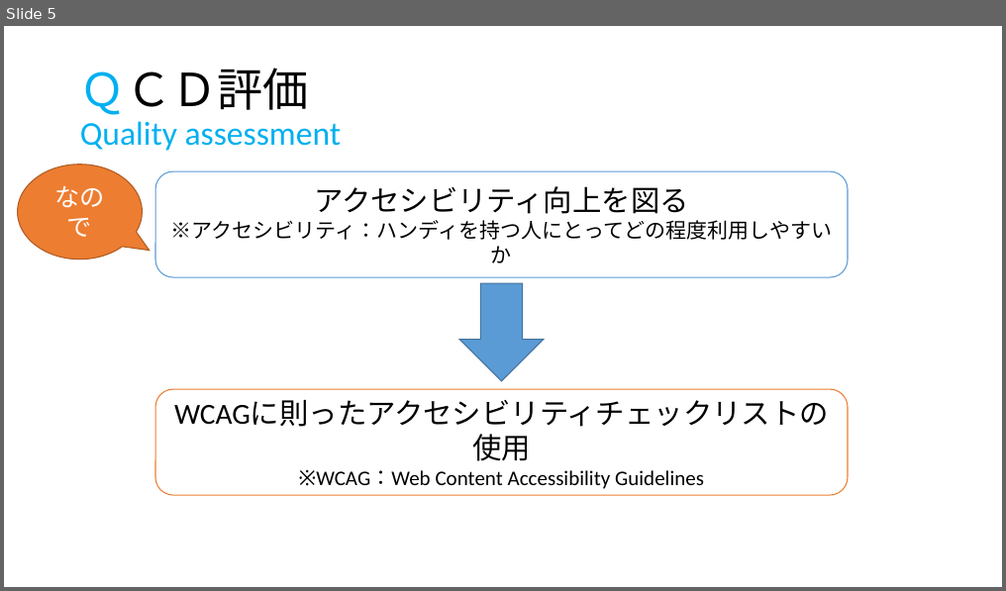
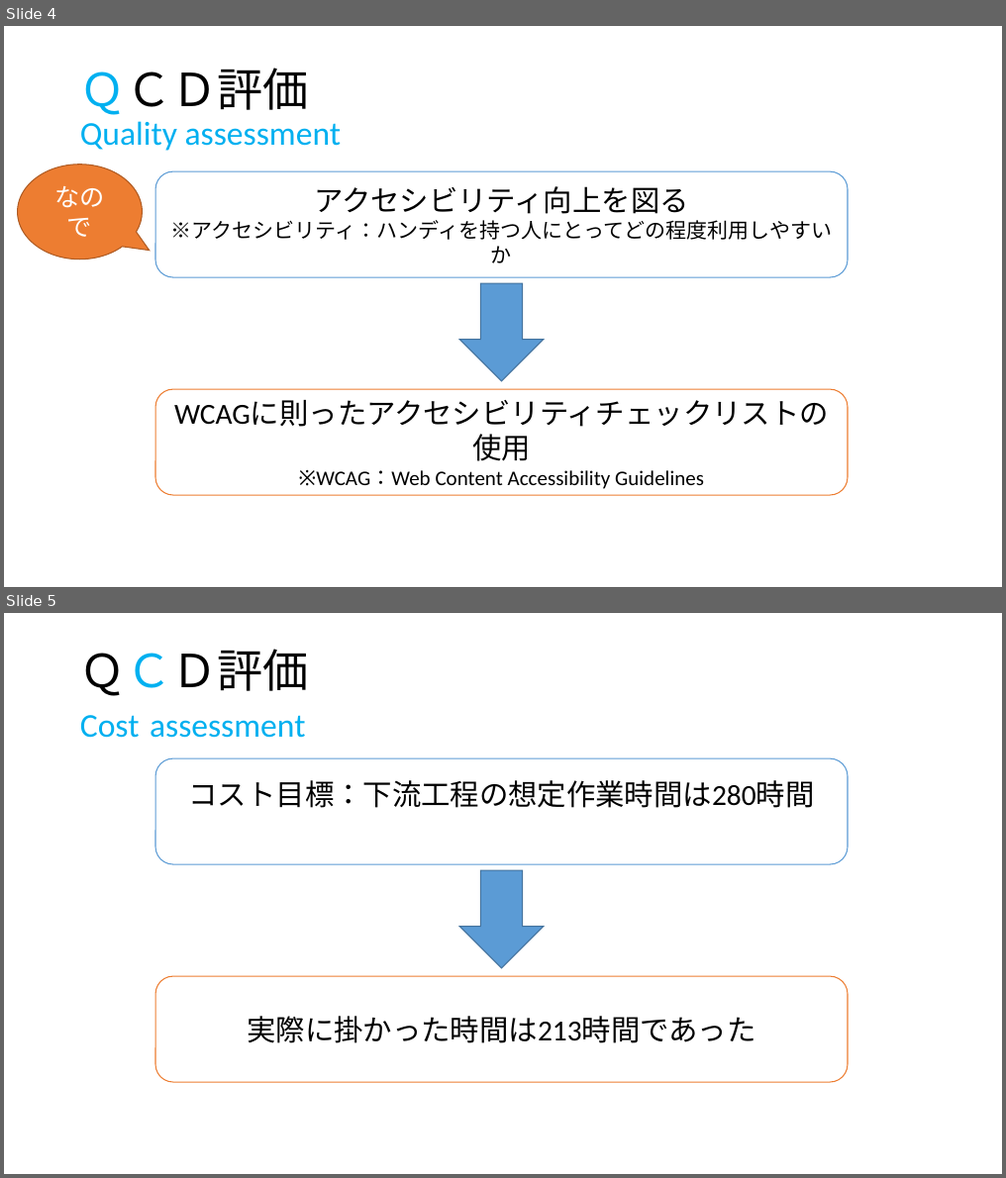
Before and after one commit to IzumiYuuta/PMyabukikenC, a slide deck: 最終発表/最終発表.pptx. Shown one above the other, each under a label of ours: slide 5 before the commit, slides 4 and 5 after it. The pictures are 1006x591 and 1006x1178 pixels, drawn with LibreOffice and Linux fonts; fonts in the diff are those of the drawing. Boxes give left, top, right and bottom in pixels: in the first picture for what was removed or moved away, otherwise in the second. Text is boxed around its words. In the diff, an @@ line names an element or a change of style, - is before the commit and + after.

```diff
--- a/最終発表/最終発表.pptx
+++ b/最終発表/最終発表.pptx
@@ slide 5 added at [4, 613, 1002, 1174], background #FFFFFF @@
@@ title added at [80, 649, 309, 738], 32 pt, text #00B0F0 @@
+ＱＣＤ評価
+Cost assessment
@@ rounded rectangle added at [155, 759, 847, 864], fill #FFFFFF, outline #5B9BD5 1 pt, 28 pt, text #000000 @@
+コスト目標：下流工程の想定作業時間は280時間
@@ down arrow added at [460, 870, 544, 968], fill #5B9BD5, outline #43739E 1 pt @@
@@ rounded rectangle added at [155, 977, 847, 1082], fill #FFFFFF, outline #ED7D31 1 pt, 28 pt, text #000000 @@
+実際に掛かった時間は213時間であった
@@ what was slide 5 is now slide 4 @@
```
Also in this commit, not shown: 1 other slide added, 1 slide removed.
